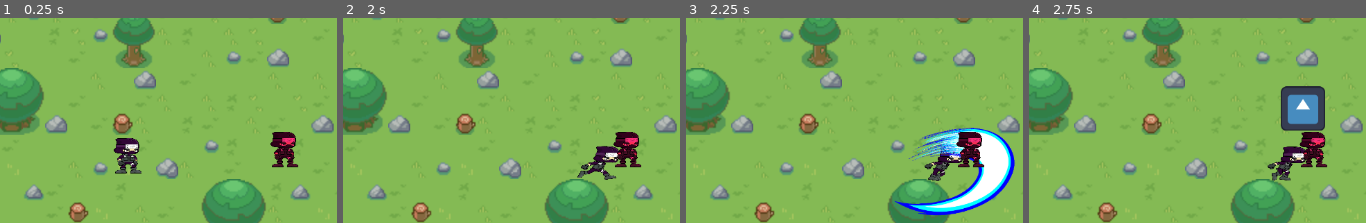
Above: before the commit, frames 1-4 (left to right).
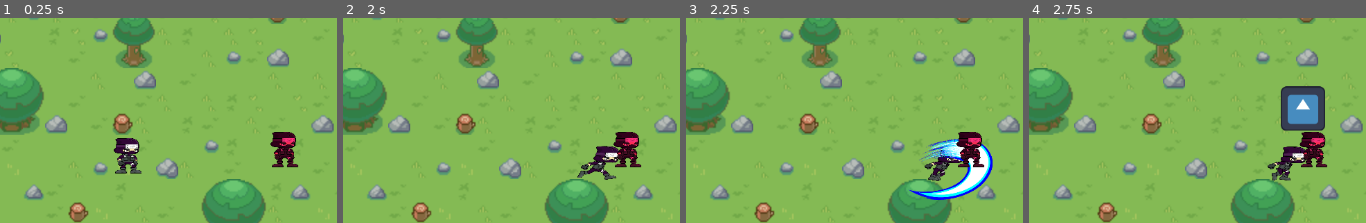
Above: after the commit, the same moments.

Repository: CISC204-S26/final-project-team-6
Game: Godot game, scene res://Scenes/Level1.tscn
The game is run twice, just before and just after one commit, with the same random seed, the same clock (stepped at 60 frames per second) and the same inputs. The engine's default icon, where the game draws it, is replaced by a stand-in: a white triangle on a blue panel in a dark square.
Inputs:
- Up to frame 1 (0.25 s): no input
- Up to frame 2 (2 s): tap Enter at 0.5 s; hold D (move_right) 0.53-1.28 s; tap Space (p1_interact) at 0.6, 1.55 s; tap U (p2_interact) at 0.8, 1.35 s; hold S (move_down) from 1.28 s (still down)
- Up to frame 3 (2.25 s): release S (move_down) at 2.03 s; hold D (move_right) from 2.03 s (still down); tap Q (Katana) at 2.1 s
- Up to frame 4 (2.75 s): keep holding D (move_right); tap U (p2_interact) at 2.3 s
The pictures show only the part of the screen within x 13-63%, y 16-66%; the shares and areas given below are measured in that part.

Frames 1-2 are identical in both runs. In frame 3, 7.0% of the frame differs, in the area x 62-98%, y 53-97%; in frame 4, nothing differs.

Commit message:
Removed player interaction
Player interaction is no longer needed, commented out ability to use interact buttons

Diff:
--- a/final_project_all_together_now/Scenes/katana.tscn
+++ b/final_project_all_together_now/Scenes/katana.tscn
@@ -7,6 +7,7 @@
 radius = 97.18537
 
 [node name="Katana" type="Node2D" unique_id=1468060254]
+scale = Vector2(0.7, 0.7)
 script = ExtResource("1_8ih5n")
 
 [node name="Sprite2D" type="Sprite2D" parent="." unique_id=995889702]
--- a/final_project_all_together_now/Scripts/level_2.gd
+++ b/final_project_all_together_now/Scripts/level_2.gd
@@ -8,9 +8,9 @@
 @export var min_y = -190.0
 @export var max_y = 210.0
 
-var total_enemies = 20
+var total_enemies = 25
 var enemies_spawned = 0
-var spawn_interval = 20.0 / 20  # 20 seconds / 20 enemies = 1s between each
+var spawn_interval = 20.0 / 25
 var enemies_remaining = 0
 
 var spawn_timer: Timer
--- a/final_project_all_together_now/Scripts/player_1.gd
+++ b/final_project_all_together_now/Scripts/player_1.gd
@@ -54,9 +54,9 @@
 
 
 	# ---------------- INTERACTION ----------------
-	if Input.is_action_just_pressed("p1_interact"):
-		if nearby_interactables:
-			nearby_interactables.back().interact()
+	#if Input.is_action_just_pressed("p1_interact"):
+		#if nearby_interactables:
+			#nearby_interactables.back().interact()
 
 
 # ---------------- INTERACTION DETECTION ----------------
--- a/final_project_all_together_now/Scripts/player_2.gd
+++ b/final_project_all_together_now/Scripts/player_2.gd
@@ -53,9 +53,9 @@
 		animated_sprite.flip_h = false
 
 	# ---------------- INTERACTION ----------------
-	if Input.is_action_just_pressed("p2_interact"):
-		if nearby_interactables:
-			nearby_interactables.back().interact()
+	#if Input.is_action_just_pressed("p2_interact"):
+		#if nearby_interactables:
+			#nearby_interactables.back().interact()
 
 
 # ---------------- INTERACTION DETECTION ----------------
